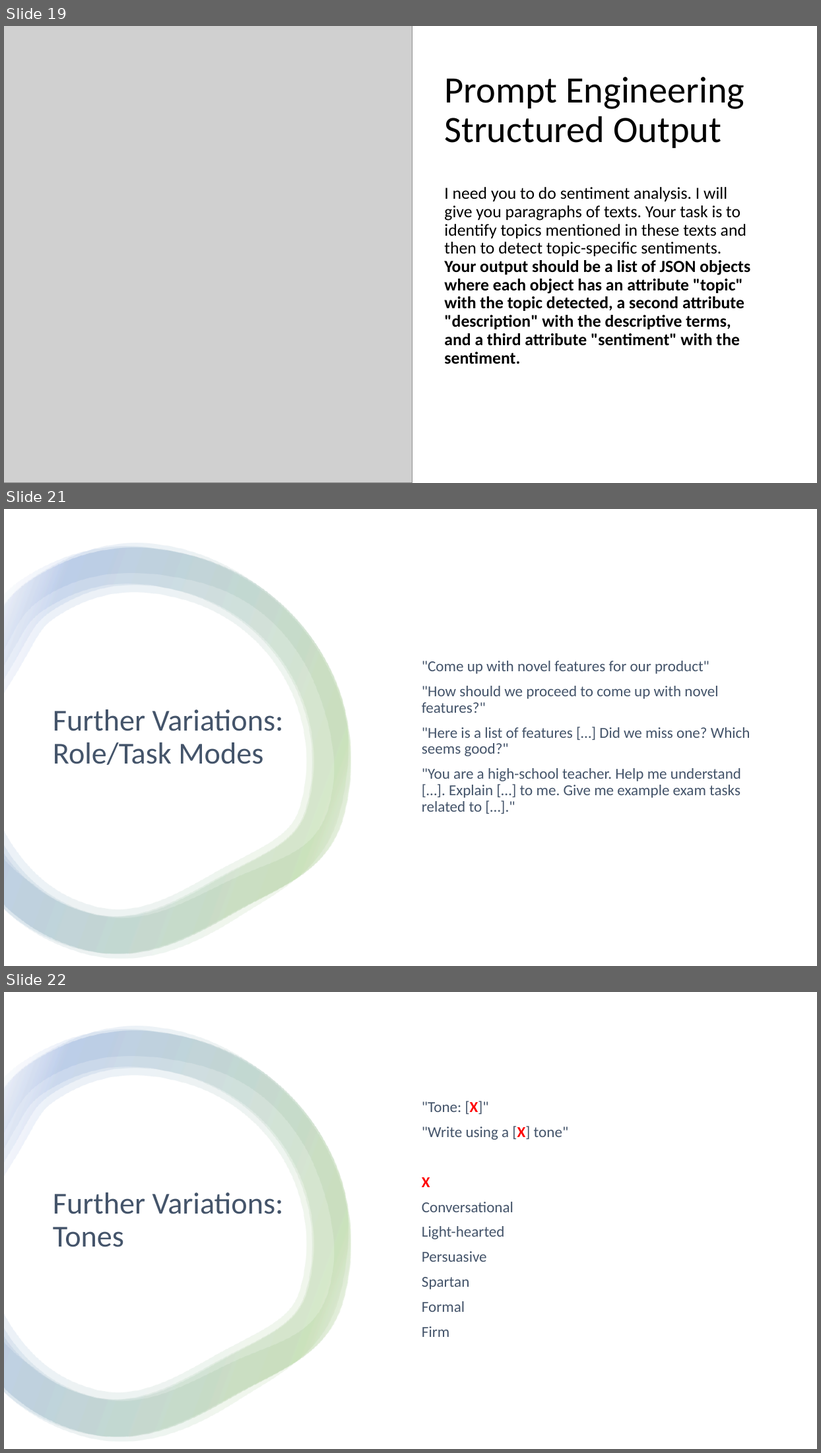
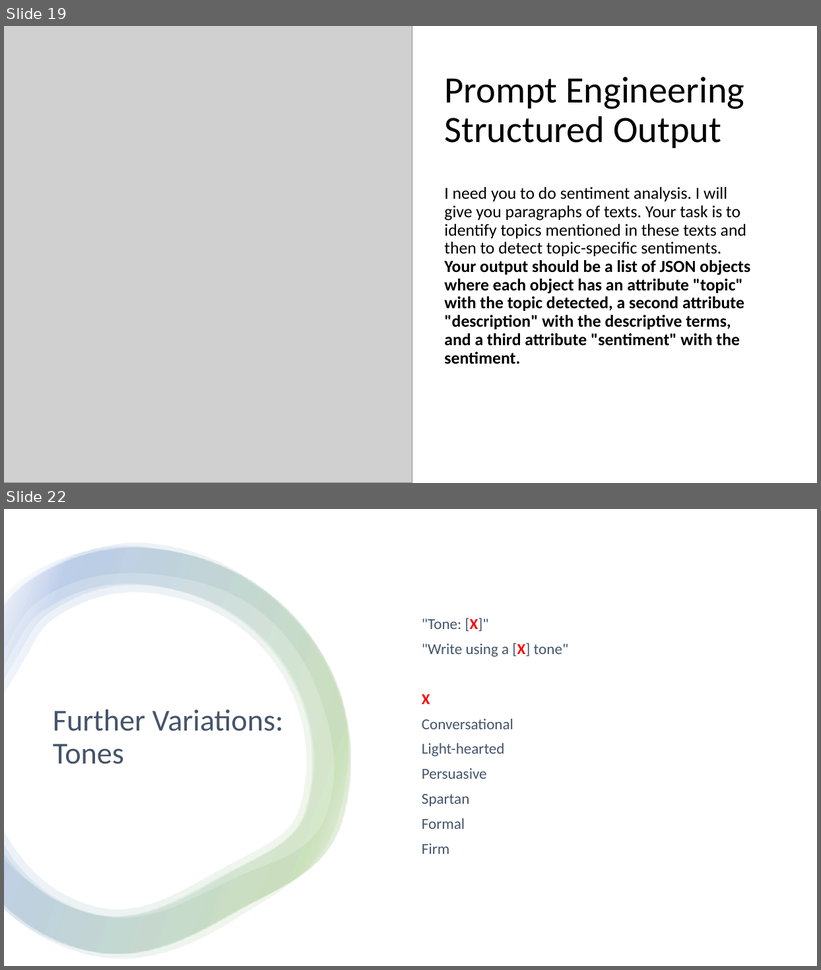
Before and after one commit to zhaw-iwi/singlestateconversation, a slide deck: docs/sources/LMs.pptx. Shown one above the other, each under a label of ours: slides 19, 21 and 22 before the commit, slides 19 and 22 after it; the slides between them are not shown. The pictures are 821x1453 and 821x970 pixels, drawn with LibreOffice and Linux fonts; fonts in the diff are those of the drawing; grey boxes stand for pictures. Boxes give left, top, right and bottom in pixels: in the first picture for what was removed or moved away, otherwise in the second. Text is boxed around its words. In the diff, an @@ line names an element or a change of style, - is before the commit and + after.

```diff
--- a/docs/sources/LMs.pptx
+++ b/docs/sources/LMs.pptx
@@ slide 21 removed at (4, 509, 817, 966), background #FFFFFF @@
@@ rectangle removed at (4, 509, 817, 966) @@
@@ group removed at (4, 543, 351, 959): 4 freeform shapes @@
@@ text removed at (422, 661, 750, 812) @@
-"Come up with novel features for our product"
-"How should we proceed to come up with novel features?"
-"Here is a list of features […] Did we miss one? Which seems good?"
-"You are a high-school teacher. Help me understand […]. Explain […] to me. Give me example exam tasks related to […]."
@@ title removed at (53, 710, 284, 765) @@
-Further Variations: Role/Task Modes
```
Also in this commit, not shown: 7 slides changed, 1 slide added, 1 other file.
